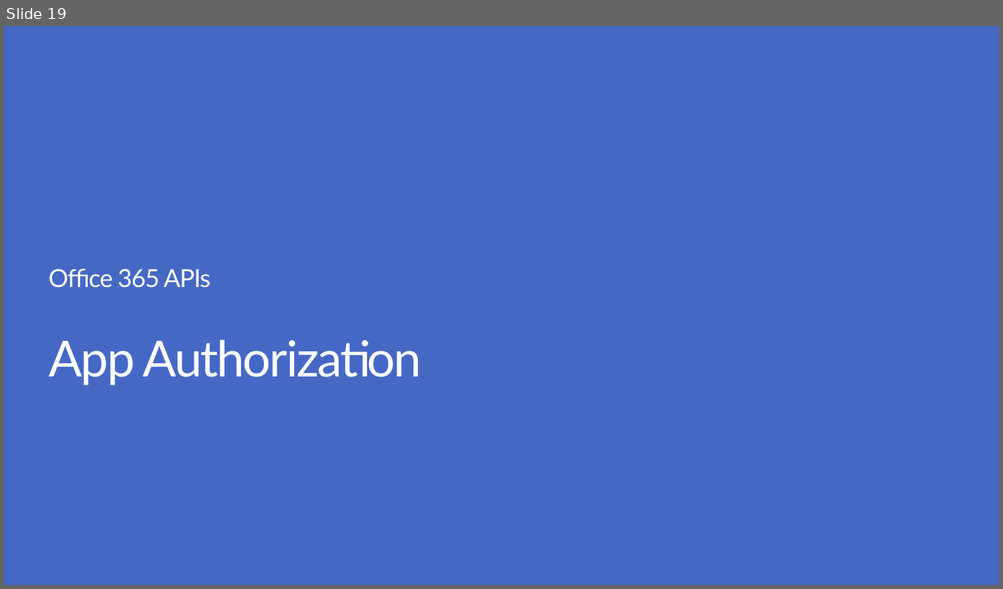
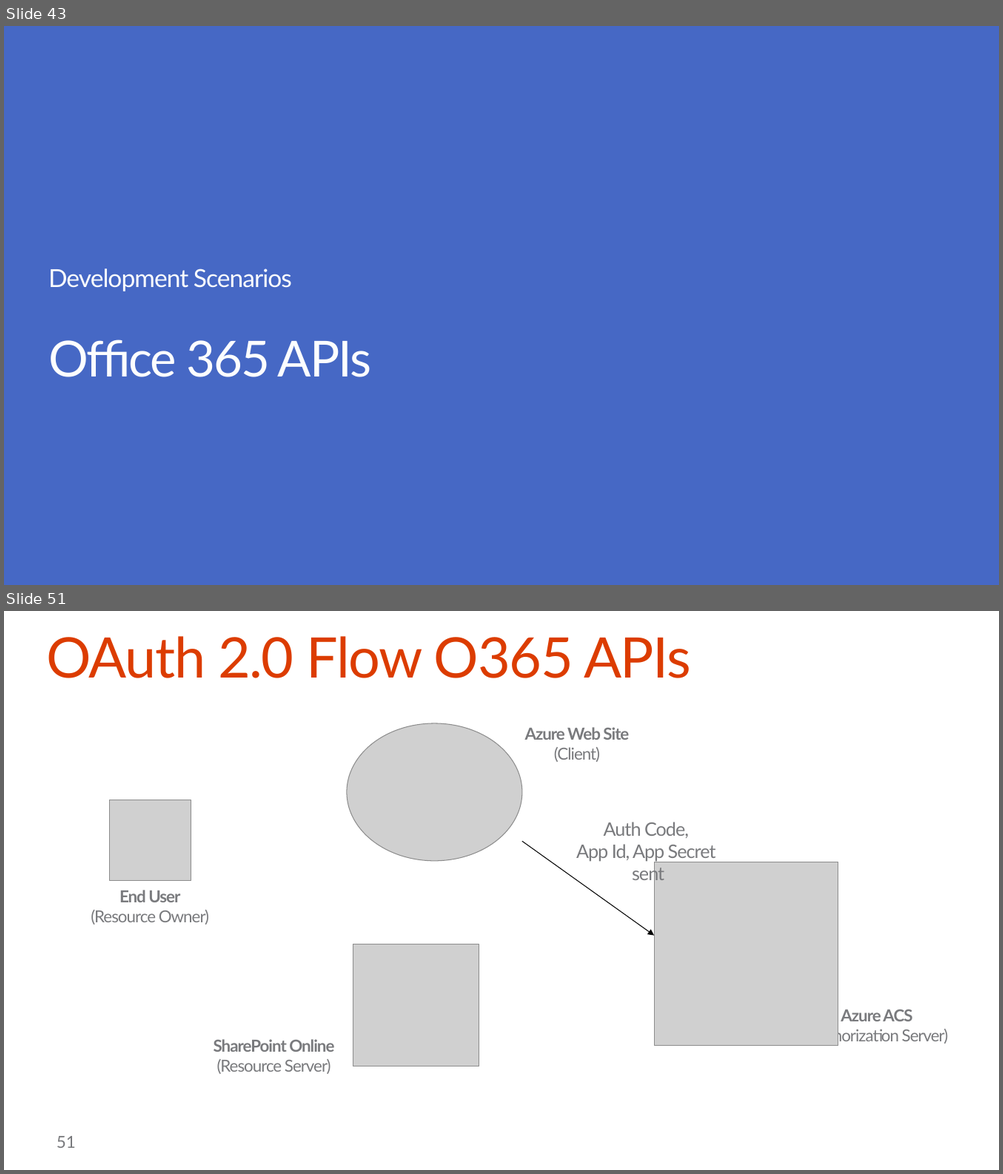
Before and after one commit to OfficeDev/TrainingContent, a slide deck: O3652-7 Deep Dive into Security and OAuth/O3652-7 Deep Dive into Security and OAuth.pptx. Shown one above the other, each under a label of ours: slide 19 before the commit, slides 43 and 51 after it; the slides between them are not shown. The pictures are 1003x589 and 1003x1174 pixels, drawn with LibreOffice and Linux fonts; fonts in the diff are those of the drawing; grey boxes stand for pictures; background and template pictures are left out. Boxes give left, top, right and bottom in pixels: in the first picture for what was removed or moved away, otherwise in the second. Text is boxed around its words. In the diff, an @@ line names an element or a change of style, - is before the commit and + after.

```diff
--- a/O3652-7 Deep Dive into Security and OAuth/O3652-7 Deep Dive into Security and OAuth.pptx
+++ b/O3652-7 Deep Dive into Security and OAuth/O3652-7 Deep Dive into Security and OAuth.pptx
@@ slide 51 added at (x1=4, y1=611, x2=999, y2=1170), background #FFFFFF @@
@@ title added at (x1=46, y1=636, x2=691, y2=678), 54 pt, text #DC3C00 @@
+OAuth 2.0 Flow O365 APIs
@@ picture added at (x1=347, y1=723, x2=522, y2=861) @@
@@ text added at (x1=525, y1=727, x2=629, y2=762), 16 pt, text #797A7D, bold @@
+Azure Web Site
+(Client)
@@ picture added at (x1=109, y1=800, x2=190, y2=880) @@
@@ text added at (x1=576, y1=822, x2=716, y2=884), 18 pt, text #797A7D @@
+Auth Code,
+App Id, App Secret
+sent
@@ arrow added from (522, 842) to (654, 936), #000000 0.75 pt @@
@@ picture added at (x1=654, y1=862, x2=838, y2=1046) @@
@@ text added at (x1=91, y1=890, x2=209, y2=925), 16 pt, text #797A7D @@
+End User
+(Resource Owner)
@@ picture added at (x1=353, y1=945, x2=479, y2=1067) @@
@@ text added at (x1=805, y1=1009, x2=948, y2=1045), 16 pt, text #797A7D @@
+Azure ACS
+(Authorization Server)
@@ text added at (x1=213, y1=1039, x2=334, y2=1074), 16 pt, text #797A7D, bold @@
+SharePoint Online
+(Resource Server)
@@ page number added at (x1=57, y1=1136, x2=76, y2=1148), 16 pt, text #797A7D @@
+51
@@ what was slide 19 is now slide 43 @@
@@ slide 43 changed as well @@
@@ subtitle at (x1=48, y1=269, x2=292, y2=292): text changed @@
-Office 365 APIs
+Development Scenarios
@@ title at (x1=48, y1=340, x2=371, y2=378): text changed @@
-App Authorization
+Office 365 APIs
```
Also in this commit, not shown: 12 other slides changed, 48 other slides added, 13 slides removed.
